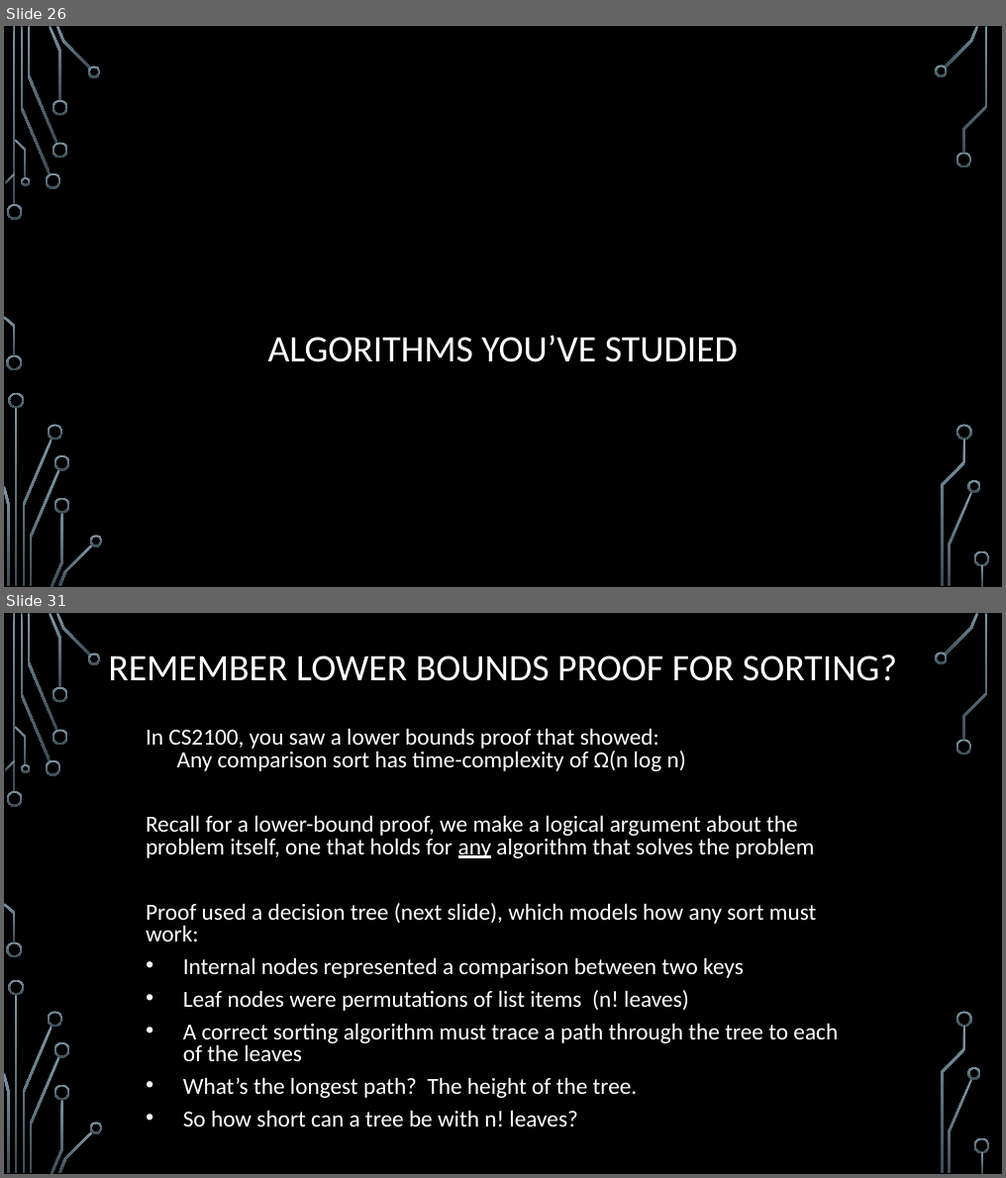
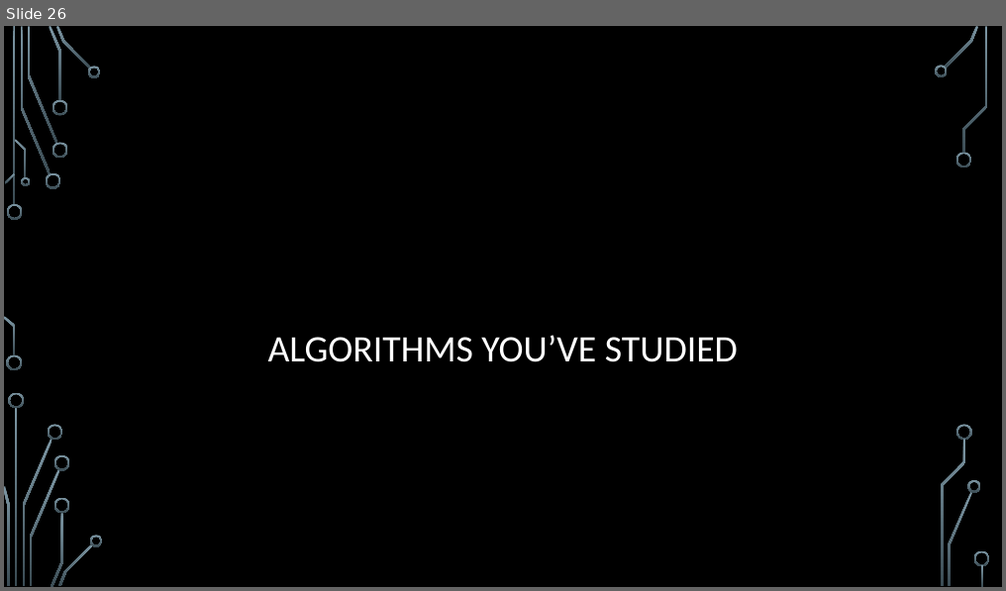
Before and after one commit to markfloryan/dsa2, a slide deck: slides/00-Review.pptx. Shown one above the other, each under a label of ours: slides 26 and 31 before the commit, slide 26 after it; the slides between them are not shown. The pictures are 1006x1178 and 1006x591 pixels, drawn with LibreOffice and Linux fonts; fonts in the diff are those of the drawing; background and template pictures are left out. Boxes give left, top, right and bottom in pixels: in the first picture for what was removed or moved away, otherwise in the second. Text is boxed around its words. In the diff, an @@ line names an element or a change of style, - is before the commit and + after.

```diff
--- a/slides/00-Review.pptx
+++ b/slides/00-Review.pptx
@@ slide 31 removed at [4,613,1002,1174], background picture (left out); not listed: 36 template elements that a slide beside it also shows @@
@@ title removed at [108,655,897,681] @@
-REMEMBER LOWER BOUNDS PROOF FOR SORTING?
@@ text removed at [146,728,838,1127] @@
-In CS2100, you saw a lower bounds proof that showed:
-Any comparison sort has time-complexity of Ω(n log n)
-Recall for a lower-bound proof, we make a logical argument about the problem itself, one that holds for any algorithm that solves the problem
-Proof used a decision tree (next slide), which models how any sort must work:
-• Internal nodes represented a comparison between two keys
-• Leaf nodes were permutations of list items (n! leaves)
-• A correct sorting algorithm must trace a path through the tree to each of the leaves
-• What’s the longest path? The height of the tree.
-• So how short can a tree be with n! leaves?
```
Also in this commit, not shown: 9 slides changed, 6 slides added, 4 other slides removed, 2 other files.
